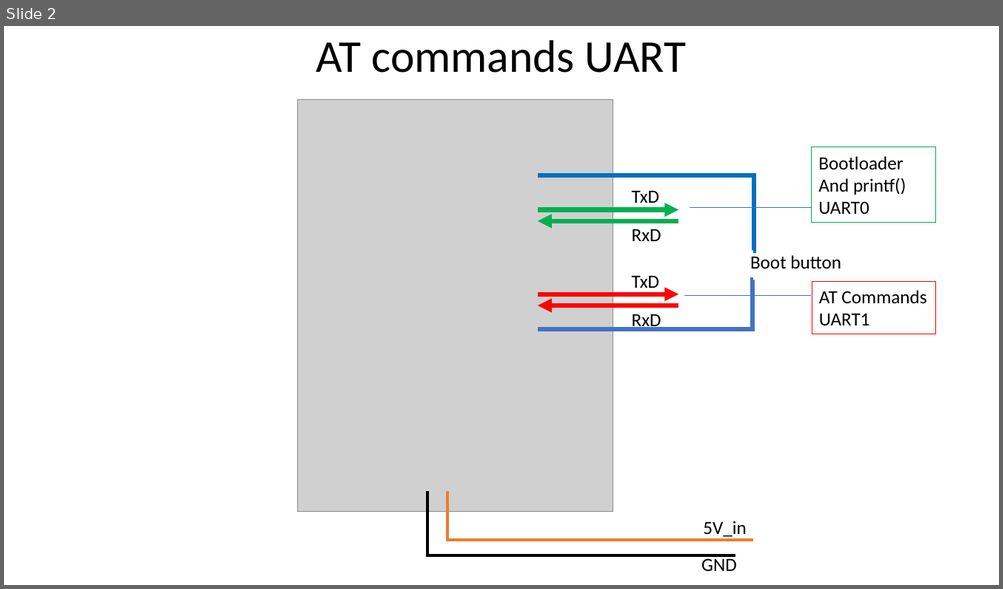
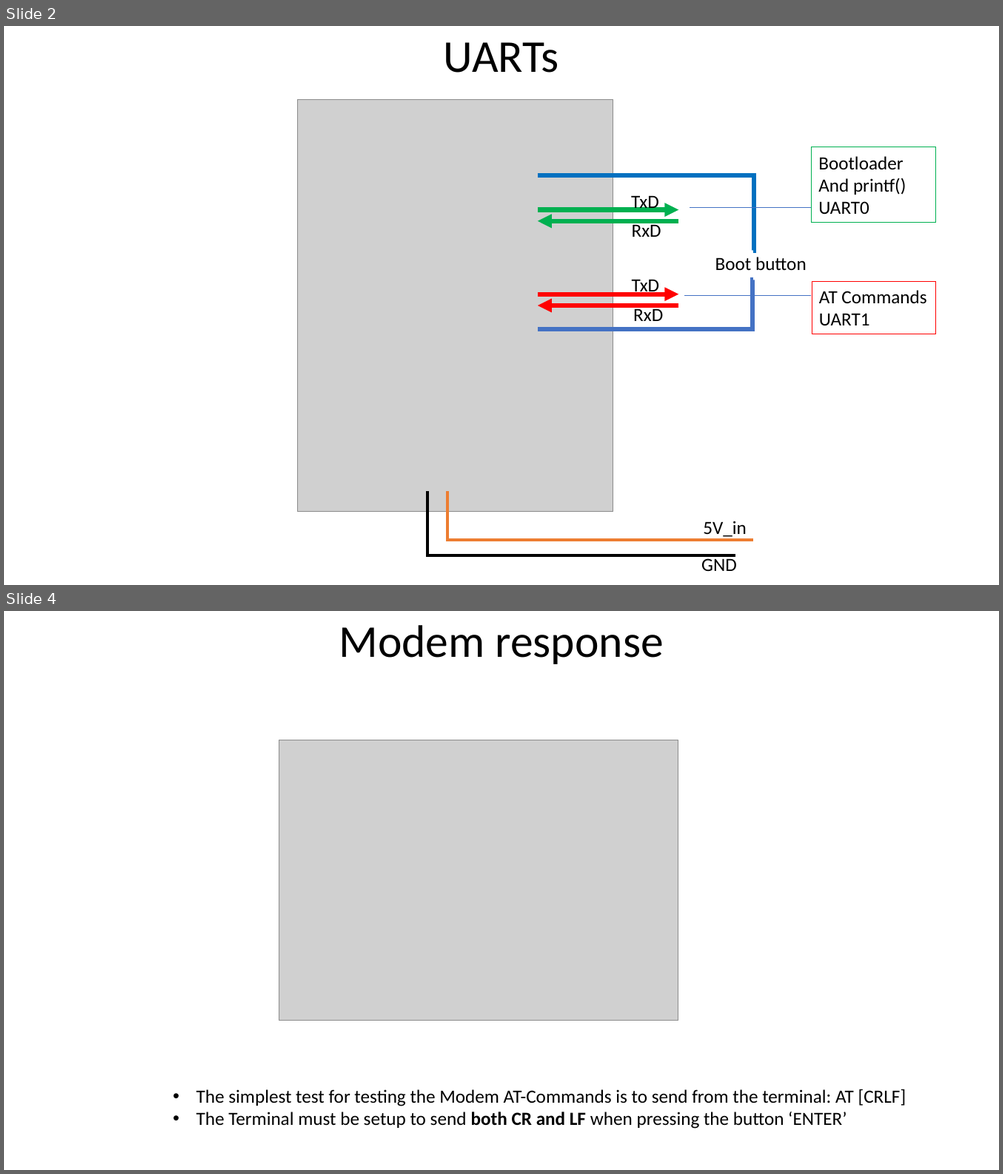
Before and after one commit to The-101-project/39_ModemESP32_test, a slide deck: n-pro-20_testing.pptx. Shown one above the other, each under a label of ours: slide 2 before the commit, slides 2 and 4 after it; the slides between them are not shown. The pictures are 1003x589 and 1003x1174 pixels, drawn with LibreOffice and Linux fonts; fonts in the diff are those of the drawing; grey boxes stand for pictures. Boxes give left, top, right and bottom in pixels: in the first picture for what was removed or moved away, otherwise in the second. Text is boxed around its words. In the diff, an @@ line names an element or a change of style, - is before the commit and + after.

Commit message:
added images and slides

```diff
--- a/n-pro-20_testing.pptx
+++ b/n-pro-20_testing.pptx
@@ slide 4 added at [4,611,999,1170], background #FFFFFF @@
@@ title added at [338,625,663,664], 44 pt, text #000000 @@
+Modem response
@@ picture added at [279,740,677,1021] @@
@@ text added at [196,1089,906,1129], 18 pt, text #000000 @@
+• The simplest test for testing the Modem AT-Commands is to send from the terminal: AT [CRLF]
+• The Terminal must be setup to send both CR and LF when pressing the button ‘ENTER’
@@ slide 2 changed as well @@
@@ title at [444,42,559,73]: text changed @@
-AT commands UART
+UARTs
@@ text "TxD": place and size @@
-text "TxD" at [632,190,660,208]
+text "TxD" at [631,192,659,212]
@@ text "RxD": place and size @@
-text "RxD" at [632,229,661,241]
+text "RxD" at [632,222,661,237]
@@ text "Boot button": place and size @@
-text "Boot button" at [750,255,841,269]
+text "Boot button" at [715,257,806,270]
@@ text "TxD" rewrapped from [632,275,660,288] to [632,279,660,297] @@
@@ text "RxD": place and size @@
-text "RxD" at [632,315,661,331]
+text "RxD" at [633,306,663,321]
```
Also in this commit, not shown: 2 other slides added, 6 other files.
